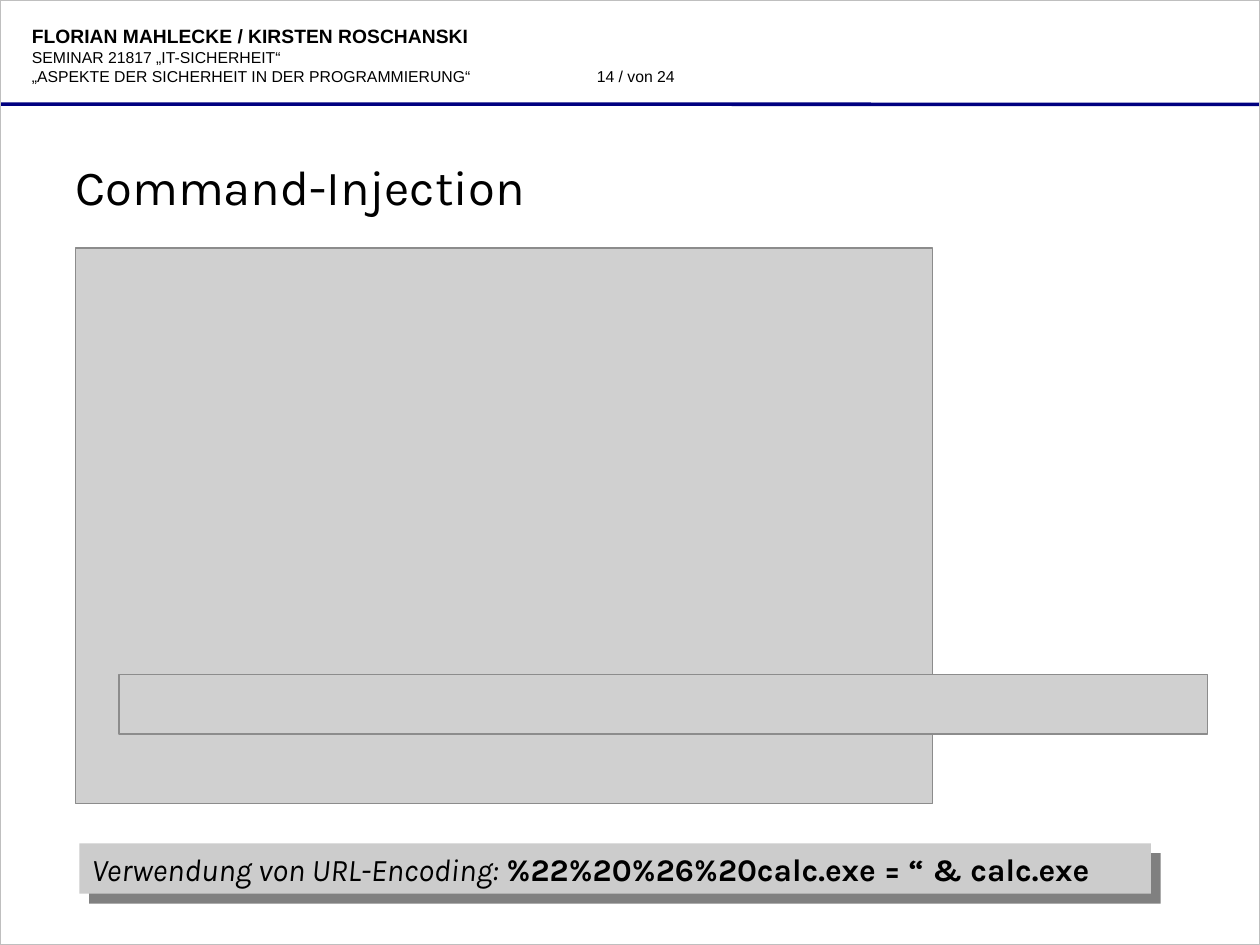
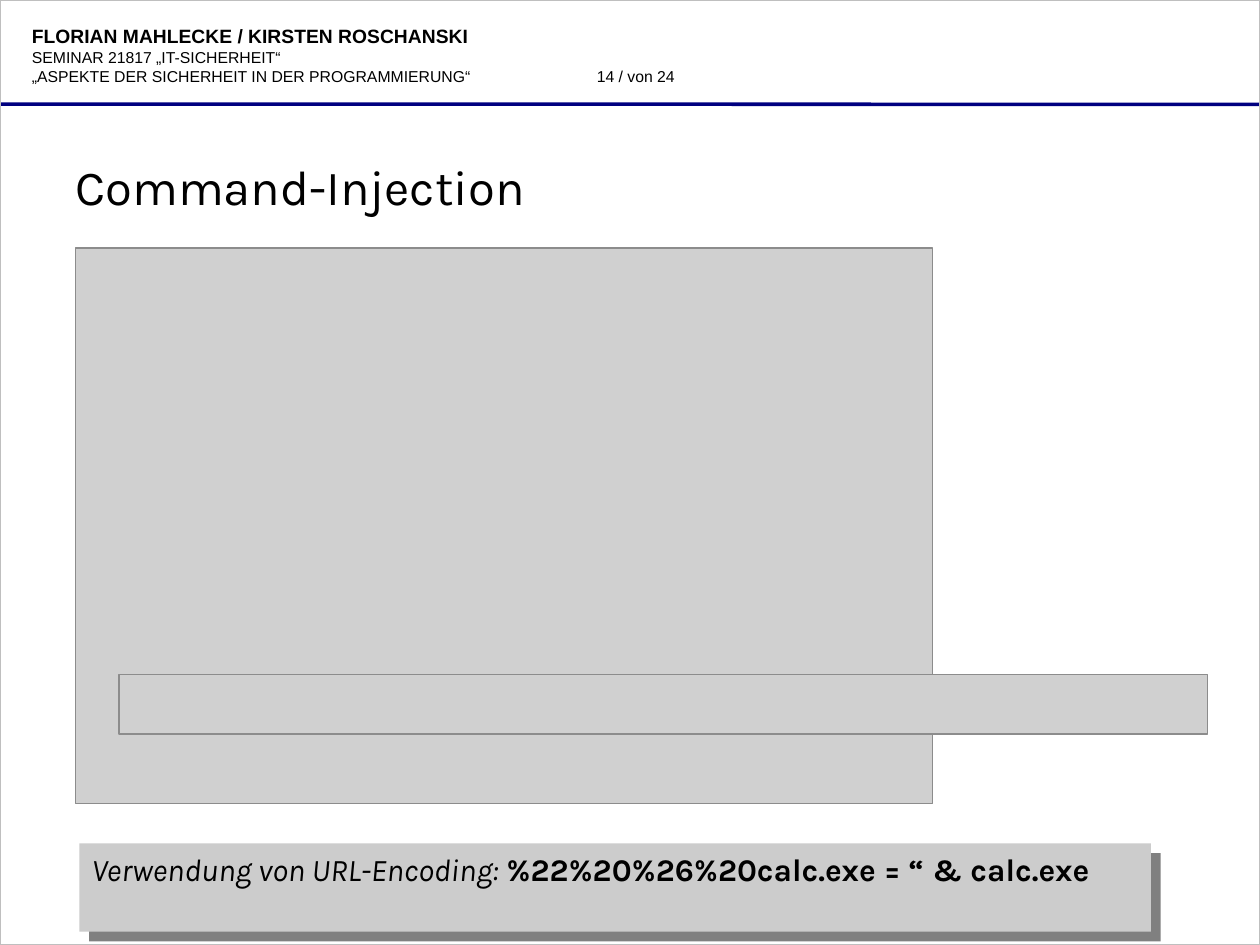
Before and after one commit to katgirl/FernUni, a slide deck: slide 14 of praesentation/21817-folien-9053522,8632014-roschanski,mahlecke-aspekte_der_sicheren_programmierung.odp. Drawn at 1260x945 pixels with LibreOffice and Linux fonts; fonts in the diff are those of the drawing; grey boxes stand for pictures; background and template pictures are left out. Boxes give left, top, right and bottom in pixels: in the first picture for what was removed or moved away, otherwise in the second. Text is boxed around its words. In the diff, an @@ line names an element or a change of style, - is before the commit and + after.

```diff
--- a/praesentation/21817-folien-9053522,8632014-roschanski,mahlecke-aspekte_der_sicheren_programmierung.odp
+++ b/praesentation/21817-folien-9053522,8632014-roschanski,mahlecke-aspekte_der_sicheren_programmierung.odp
@@ rectangle "Verwendung von URL-Encoding: %22%20%26%20calc.exe = ...": place and size @@
-rectangle "Verwendung von URL-Encoding: %22%20%26%20calc.exe = ..." at (79,843,1150,893)
+rectangle "Verwendung von URL-Encoding: %22%20%26%20calc.exe = ..." at (79,843,1150,931)
```
Also in this commit, not shown: 9 other slides changed, 1 slide removed, 4 other files.
